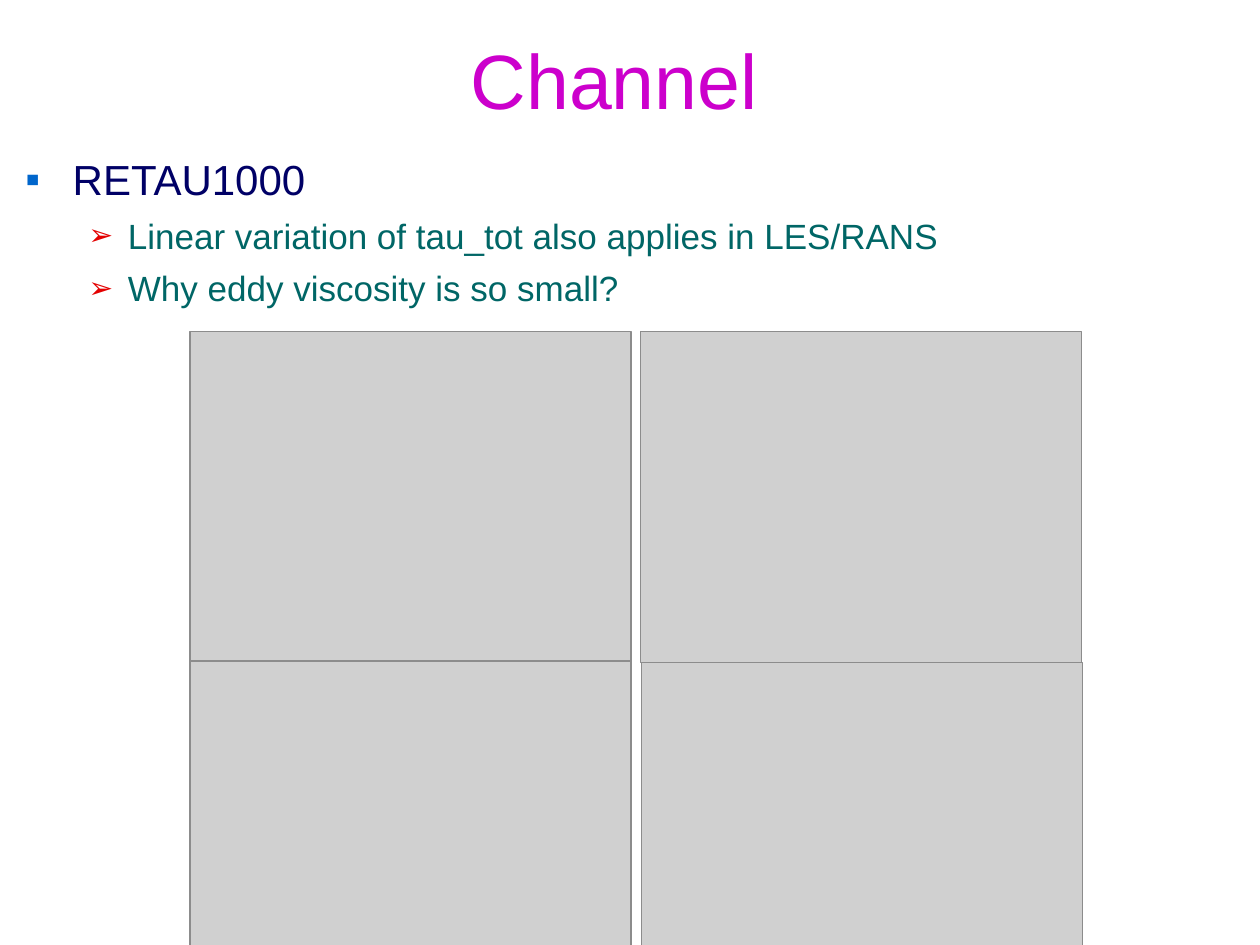
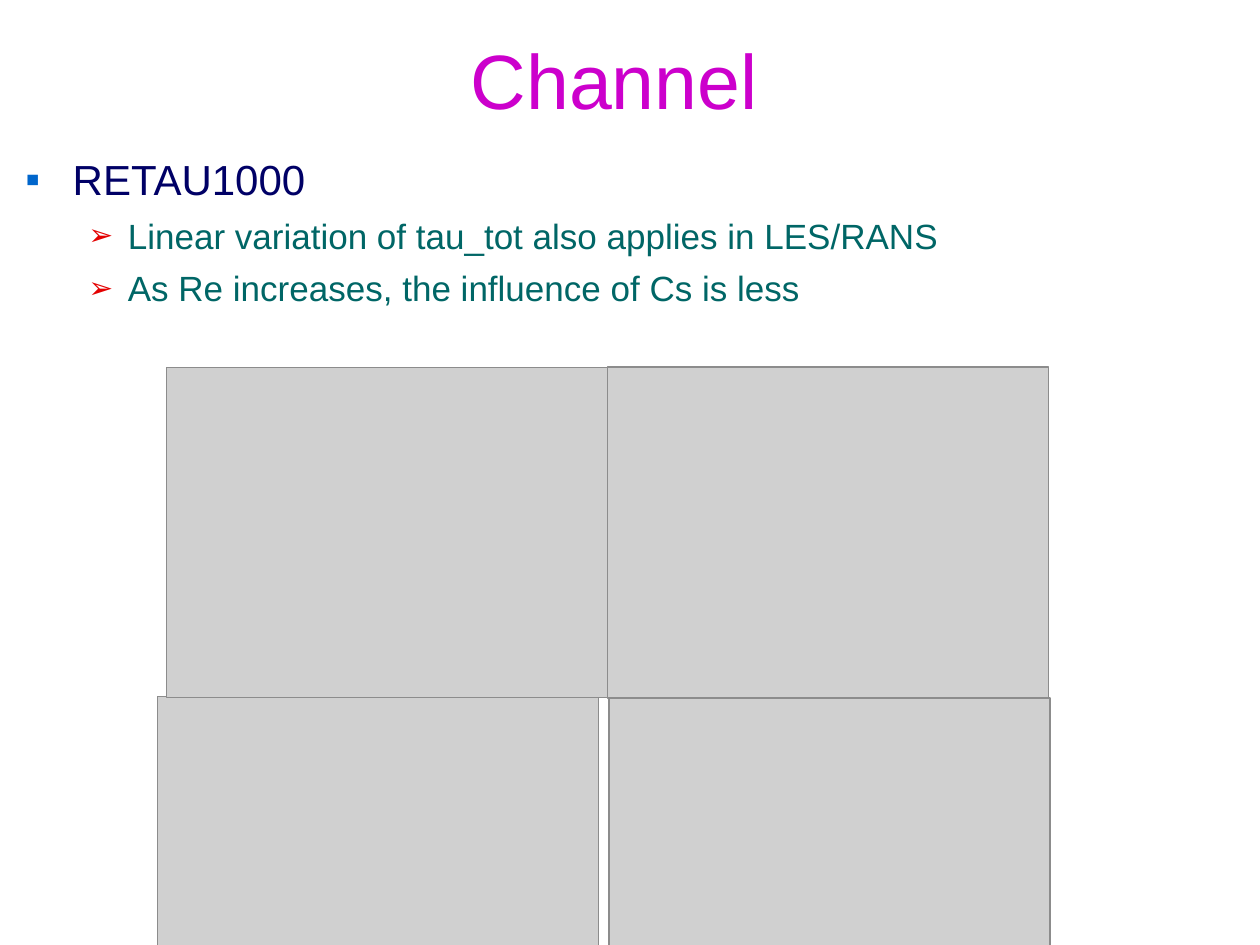
Before and after one commit to federicoVerolini/CaLES, a slide deck: slide 14 of docs/vv.pptx (slide 13 before the commit). Drawn at 1260x945 pixels with LibreOffice and Linux fonts; fonts in the diff are those of the drawing; grey boxes stand for pictures; background and template pictures are left out. Boxes give left, top, right and bottom in pixels: in the first picture for what was removed or moved away, otherwise in the second. Text is boxed around its words. In the diff, an @@ line names an element or a change of style, - is before the commit and + after.

```diff
--- a/docs/vv.pptx
+++ b/docs/vv.pptx
@@ text at (x1=128, y1=275, x2=799, y2=306): text changed @@
-  ➢ Why eddy viscosity is so small?
+  ➢ As Re increases, the influence of Cs is less
@@ picture moved from (x1=190, y1=331, x2=631, y2=660) to (x1=166, y1=368, x2=607, y2=698) @@
@@ picture moved from (x1=640, y1=331, x2=1081, y2=663) to (x1=607, y1=367, x2=1048, y2=698) @@
@@ picture resized from (x1=190, y1=662, x2=631, y2=945) to (x1=158, y1=697, x2=598, y2=945) @@
@@ picture resized from (x1=641, y1=663, x2=1082, y2=945) to (x1=609, y1=698, x2=1050, y2=945) @@
```
Also in this commit, not shown: 2 other slides changed, 1 slide added, 11 other files.
